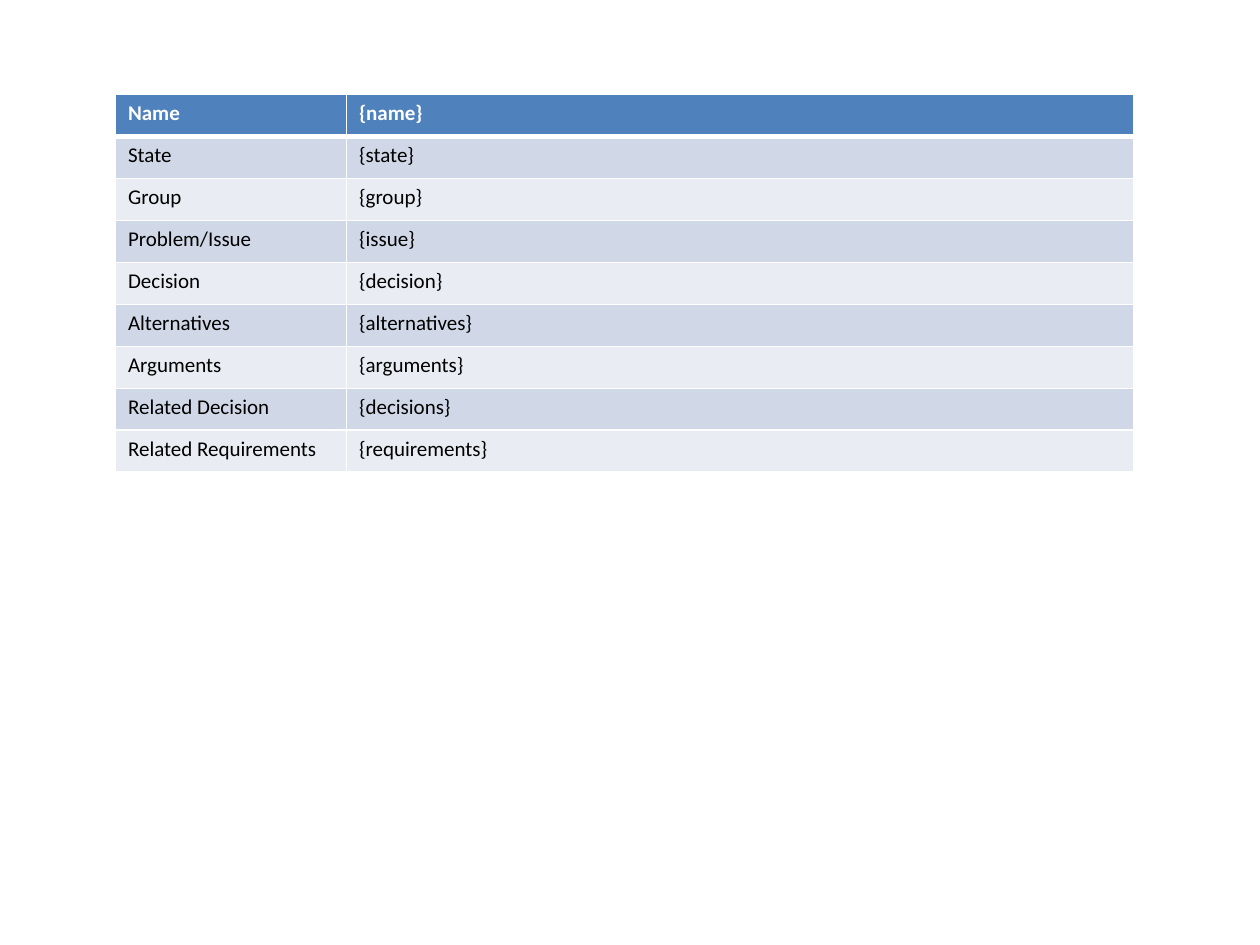
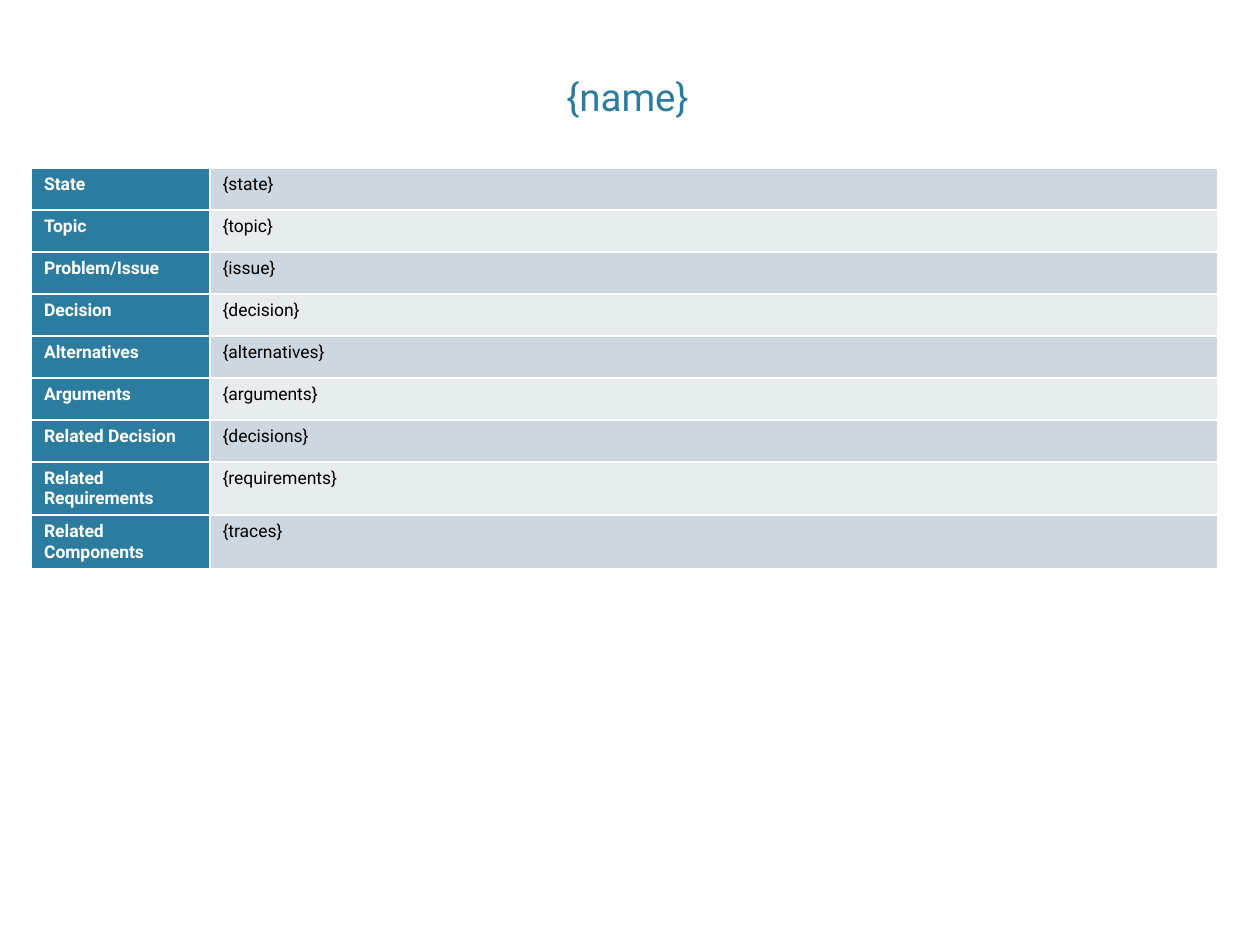
Before and after one commit to cmanteuffel/DecisionArchitect, a slide deck: slide 1 of DecisionViewpoints/Template.pptx. Drawn at 1260x945 pixels with LibreOffice and Linux fonts; fonts in the diff are those of the drawing; background and template pictures are left out. Boxes give left, top, right and bottom in pixels: in the first picture for what was removed or moved away, otherwise in the second. Text is boxed around its words. In the diff, an @@ line names an element or a change of style, - is before the commit and + after.

```diff
--- a/DecisionViewpoints/Template.pptx
+++ b/DecisionViewpoints/Template.pptx
@@ text added at (566,81,688,118), 22 pt, text #2C7C9F @@
+{name}
@@ table at (32,168,1218,571) @@
-row 1: Name | {name}
-row 2, column 1: Group
+row 2, column 1: Topic
-row 2, column 2: {group}
+row 2, column 2: {topic}
+row 9: Related Components | {traces}
@@ fill #4F81BD to #2C7C9F in row 1, column 1 @@
@@ fill #4F81BD to #CDD7DF in row 1, column 2 @@
@@ fill #D0D8E8 to #2C7C9F in 4 cells @@
@@ fill #D0D8E8 to #E8ECF0 in 4 cells @@
@@ fill #E9EDF4 to #2C7C9F in 4 cells @@
@@ fill #E9EDF4 to #CDD7DF in 4 cells @@
@@ borders changed @@
@@ table: place and size @@
-table at (116,94,1134,472)
+table at (32,168,1218,571)
```
Also in this commit, not shown: 2 other slides changed, 1 slide added, 2 other files.
